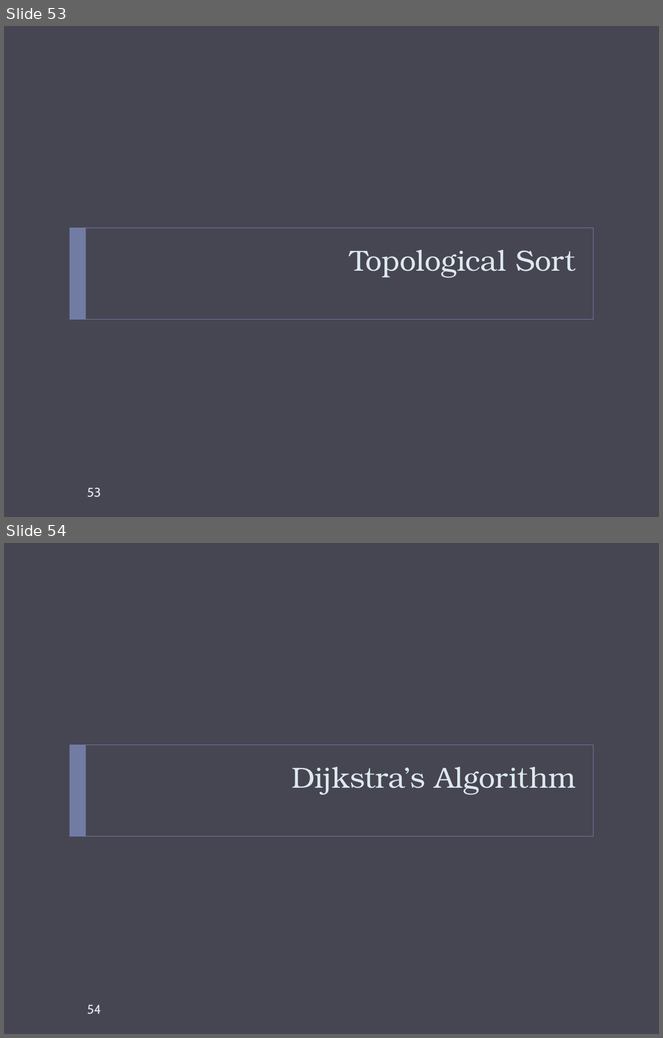
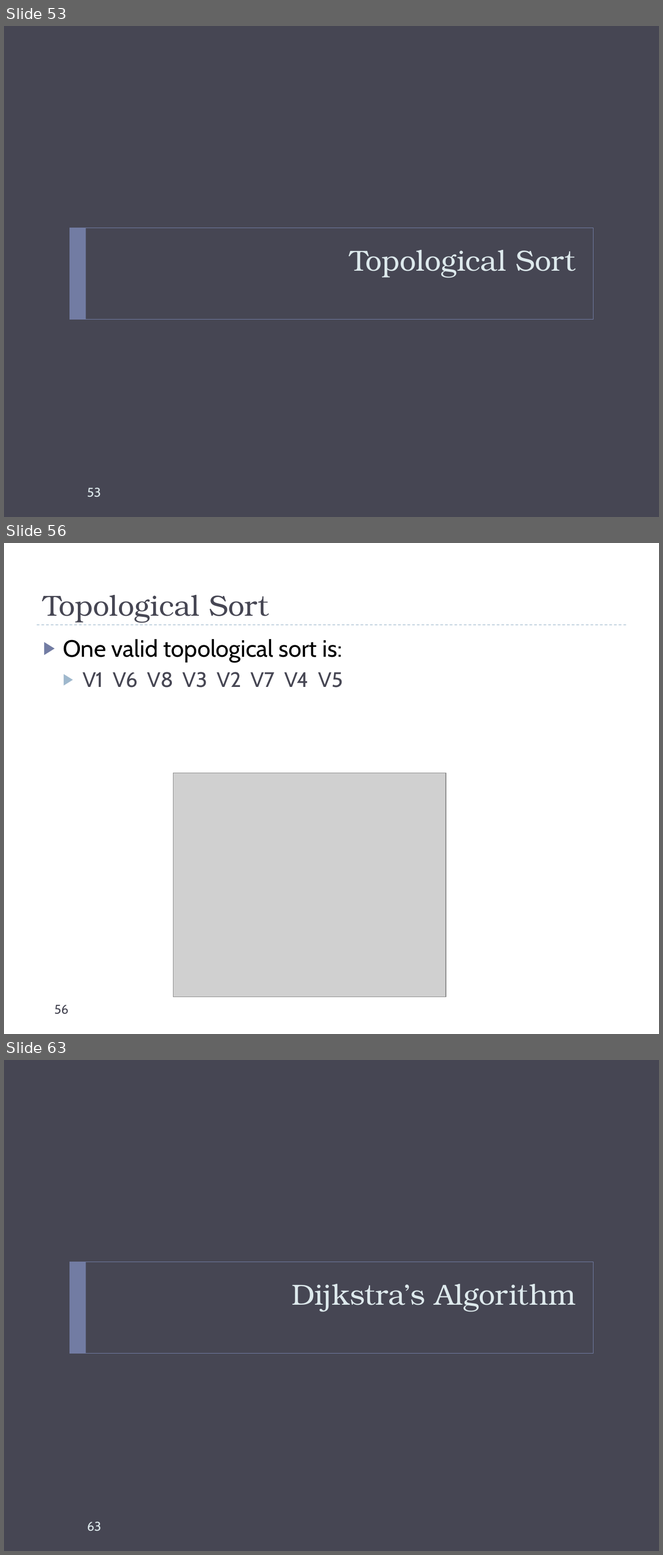
Before and after one commit to markfloryan/dsa2, a slide deck: slides/graphs-basic.pptx. Shown one above the other, each under a label of ours: slides 53 and 54 before the commit, slides 53, 56 and 63 after it; the slides between them are not shown. The pictures are 663x1038 and 663x1555 pixels, drawn with LibreOffice and Linux fonts; fonts in the diff are those of the drawing; grey boxes stand for pictures. Boxes give left, top, right and bottom in pixels: in the first picture for what was removed or moved away, otherwise in the second. Text is boxed around its words. In the diff, an @@ line names an element or a change of style, - is before the commit and + after.

```diff
--- a/slides/graphs-basic.pptx
+++ b/slides/graphs-basic.pptx
@@ slide 56 added at box(4, 543, 659, 1034), background #FFFFFF @@
@@ title added at box(43, 595, 269, 623), 32 pt, text #464653 @@
+Topological Sort
@@ line added from (37, 625) to (626, 625), #9FB8CD 0.75 pt dashed @@
@@ text added at box(63, 639, 343, 688), 26 pt, text #000000 @@
+▶ One valid topological sort is:
+  ▶ V1 V6 V8 V3 V2 V7 V4 V5
@@ picture added at box(173, 773, 445, 997) @@
@@ page number added at box(54, 1005, 68, 1015), 14 pt, text #464653 @@
+56
@@ what was slide 54 is now slide 63 @@
@@ page number at box(87, 1522, 101, 1532): text changed @@
-54
+63
```
Also in this commit, not shown: 17 slides changed, 8 other slides added, 2 slides removed, 9 other files.
